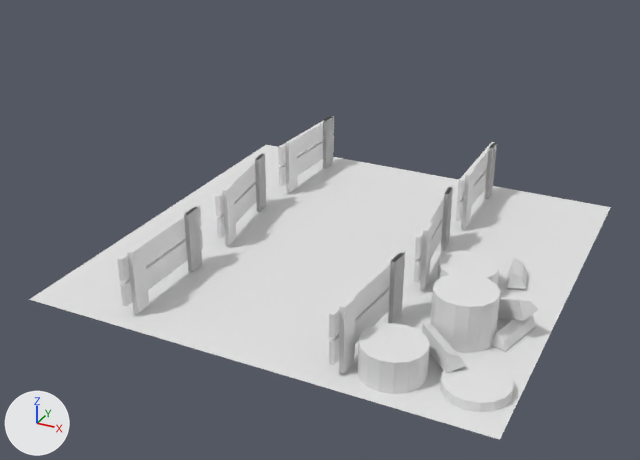
The Blender file Blender/playground/Portal/Portal.blend, before and after one commit.
Rendered twice from a 50 mm camera at (2.98, -6.62, 3.8) aimed at (-0.11, -0.38, 0.34). Every picture has the same lights, and +X, +Y and +Z are marked at lower left.

Before the edit, the objects in view are built like this:
```python
ob_cube = bpy.data.objects.new('Cube', me_cube_006)
ob_cube.location = (0.796, -1.249, 0.301)
ob_cube.rotation_euler = (0.0, 0.0, -0.0853)  # degrees (0, 0, -4.9)
ob_cube_001 = bpy.data.objects.new('Cube.001', me_cube_009)
ob_cube_001.location = (0.796, 0.129, 0.301)
ob_cube_001.rotation_euler = (0.0, 0.0, 0.109)  # degrees (0, 0, 6.2)
ob_cube_002 = bpy.data.objects.new('Cube.002', me_cube_010)
ob_cube_002.location = (0.796, 1.406, 0.301)
ob_cube_002.rotation_euler = (0.0, 0.0, 0.0118)  # degrees (0, 0, 0.7)
ob_cube_003 = bpy.data.objects.new('Cube.003', me_cube_011)
ob_cube_003.location = (-1.075, -1.249, 0.301)
ob_cube_003.rotation_euler = (0.0, 0.0, -0.00236)  # degrees (0, 0, -0.1)
ob_cube_004 = bpy.data.objects.new('Cube.004', me_cube_012)
ob_cube_004.location = (-1.123, 0.093, 0.301)
ob_cube_004.rotation_euler = (0.0, 0.0, 0.141)  # degrees (0, 0, 8.1)
ob_cube_005 = bpy.data.objects.new('Cube.005', me_cube_013)
ob_cube_005.location = (-1.075, 1.406, 0.301)
ob_cube_005.rotation_euler = (0.0, 0.0, -0.0579)  # degrees (0, 0, -3.3)
ob_plane = bpy.data.objects.new('Plane', me_plane)
ob_plane.location = (0.0, 0.0, 0.0)
ob_plane.scale = (2.0, 2.0, 2.0)
ob_vert_001 = bpy.data.objects.new('Vert.001', me_vert_001)
ob_vert_001.location = (1.754, -0.761, 0.056)
ob_vert_001.rotation_euler = (-1.571, 0.247, -0.26)  # degrees (-90, 14, -15)
ob_vert_001.scale = (0.514, 0.514, 1.68)
# also in view: 'Cylinder' at (1.7, -1.55, 0.03); 'Vert.002' at (1.65, -0.57, 0.13); 'Cylinder.001' at (1.2, -0.2, 0.11); 'Vert.004' at (1.37, -1.32, 0.13); 'Cylinder.002' at (1.09, -1.62, 0.12)
```
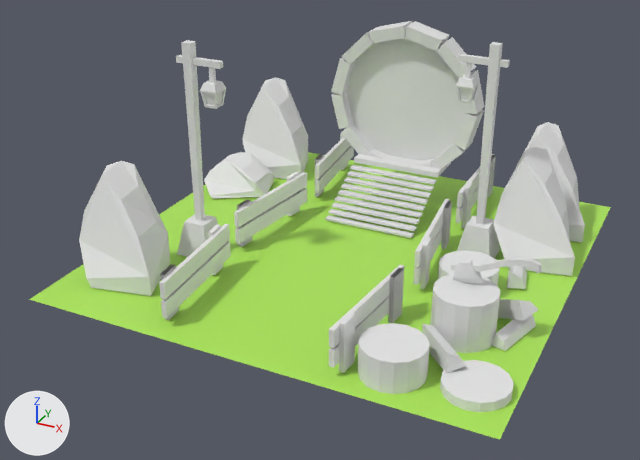
Location of each change, (x1, y1, x2, y2) in pixels of the pictures (640 x 460 px):
'Plane', recoloured (white to green)
    both: (29, 145, 611, 439)
'Circle.001', added
    after: (346, 38, 466, 160)
'Cube.014', added
    after: (79, 161, 170, 296)
'Cube.003', moved, turned, rescaled
    before: (117, 205, 203, 314)
    after: (159, 224, 231, 320)
'Cube.016', added
    after: (493, 147, 575, 276)
'Circle', added
    after: (331, 21, 485, 169)
'Cube.004', moved, turned, rescaled
    before: (215, 153, 266, 246)
    after: (234, 172, 307, 247)
'Cube.012', added
    after: (242, 77, 308, 179)
'Cube', moved, rescaled (13% shorter)
    before: (329, 250, 405, 374)
    after: (329, 265, 404, 373)
'Cube.018', added
    after: (325, 165, 436, 238)
'Cube.006', added
    after: (457, 42, 510, 258)
'Cube.009', added
    after: (176, 40, 223, 257)
'Cube.005', moved, turned, rescaled
    before: (278, 116, 334, 193)
    after: (315, 133, 354, 197)
'Cube.013', added
    after: (204, 152, 274, 199)
'Cube.015', added
    after: (525, 122, 585, 242)
'Cube.001', moved, rescaled (13% shorter)
    before: (414, 186, 453, 290)
    after: (413, 199, 452, 289)
'Cube.002', moved, rescaled (15% shorter)
    before: (456, 142, 497, 229)
    after: (456, 154, 496, 228)
'Plane.001', added
    after: (451, 258, 542, 284)
'Cube.017', added
    after: (354, 154, 451, 178)
'Cube.010', added
    after: (200, 80, 226, 109)
'Cube.007', added
    after: (455, 75, 479, 104)
'Cube.011', added
    after: (204, 92, 223, 105)
'Cube.008', added
    after: (459, 88, 475, 100)

Diff of the bpy script that builds the scene:
```diff
--- a/Blender/playground/Portal/Portal.blend.py
+++ b/Blender/playground/Portal/Portal.blend.py
@@ me_plane @@
 me_plane.from_pydata(...)  # 4 vertices, 1 face; spans x -1.0..1.0, y -1.0..1.0, z 0.0
+me_plane.materials.append(mat_material_001)  # green #ade759
@@ ob_cube @@
 ob_cube = bpy.data.objects.new('Cube', me_cube_006)
-ob_cube.location = (0.796, -1.249, 0.301)
+ob_cube.location = (0.796, -1.249, 0.233)
 ob_cube.rotation_euler = (0.0, 0.0, -0.0853)  # degrees (0, 0, -4.9)
+ob_cube.scale = (1.0, 1.0, 0.742)
@@ ob_cube_001 @@
 ob_cube_001 = bpy.data.objects.new('Cube.001', me_cube_009)
-ob_cube_001.location = (0.796, 0.129, 0.301)
+ob_cube_001.location = (0.796, 0.129, 0.233)
 ob_cube_001.rotation_euler = (0.0, 0.0, 0.109)  # degrees (0, 0, 6.2)
+ob_cube_001.scale = (1.0, 1.0, 0.742)
@@ ob_cube_002 @@
 ob_cube_002 = bpy.data.objects.new('Cube.002', me_cube_010)
-ob_cube_002.location = (0.796, 1.406, 0.301)
+ob_cube_002.location = (0.796, 1.406, 0.233)
 ob_cube_002.rotation_euler = (0.0, 0.0, 0.0118)  # degrees (0, 0, 0.7)
+ob_cube_002.scale = (1.0, 1.0, 0.742)
@@ ob_cube_003 @@
 ob_cube_003 = bpy.data.objects.new('Cube.003', me_cube_011)
-ob_cube_003.location = (-1.075, -1.249, 0.301)
-ob_cube_003.rotation_euler = (0.0, 0.0, -0.00236)  # degrees (0, 0, -0.1)
+ob_cube_003.location = (-0.796, -1.38, 0.233)
+ob_cube_003.rotation_euler = (0.0, 0.0, -3.059)  # degrees (0, 0, -175)
+ob_cube_003.scale = (1.0, 1.0, 0.742)
@@ ob_cube_004 @@
 ob_cube_004 = bpy.data.objects.new('Cube.004', me_cube_012)
-ob_cube_004.location = (-1.123, 0.093, 0.301)
-ob_cube_004.rotation_euler = (0.0, 0.0, 0.141)  # degrees (0, 0, 8.1)
+ob_cube_004.location = (-0.843, -0.038, 0.233)
+ob_cube_004.rotation_euler = (0.0, 0.0, 3.018)  # degrees (0, 0, 173)
+ob_cube_004.scale = (1.0, 1.0, 0.742)
@@ ob_cube_005 @@
 ob_cube_005 = bpy.data.objects.new('Cube.005', me_cube_013)
-ob_cube_005.location = (-1.075, 1.406, 0.301)
-ob_cube_005.rotation_euler = (0.0, 0.0, -0.0579)  # degrees (0, 0, -3.3)
+ob_cube_005.location = (-0.796, 1.275, 0.233)
+ob_cube_005.rotation_euler = (0.0, 0.0, -3.041)  # degrees (0, 0, -174)
+ob_cube_005.scale = (1.0, 1.0, 0.742)
@@ ob_cube_011 @@
+ob_cube_011 = bpy.data.objects.new('Cube.011', me_cube_002)  # 20 vertices, 5 faces; spans x -0.2789..-0.1553, y -0.0635..0.0635, z 1.5355..1.6507
+ob_cube_011.parent = ob_cube_009
+ob_cube_011.location = (0.0, 0.0, 0.0)
@@ ob_cube_009 @@
+ob_cube_009 = bpy.data.objects.new('Cube.009', me_cube)  # 44 vertices, 36 faces; spans x -0.31..0.16, y -0.16..0.16, z 0.11..2.04
+ob_cube_009.location = (-1.185, -0.638, -0.1)
+ob_cube_009.rotation_euler = (0.0, 0.0, 3.142)  # degrees (0, 0, 180)
@@ ob_cube_010 @@
+ob_cube_010 = bpy.data.objects.new('Cube.010', me_cube_001)  # 52 vertices, 45 faces; spans x -0.295..-0.139, y -0.08..0.08, z 1.522..1.727
+ob_cube_010.parent = ob_cube_009
+ob_cube_010.location = (0.0, 0.0, 0.0)
@@ ob_cube_008 @@
+ob_cube_008 = bpy.data.objects.new('Cube.008', me_cube_002)  # 20 vertices, 5 faces; spans x -0.2789..-0.1553, y -0.0635..0.0635, z 1.5355..1.6507
+ob_cube_008.parent = ob_cube_006
+ob_cube_008.location = (0.0, 0.0, 0.0)
@@ ob_cube_006 @@
+ob_cube_006 = bpy.data.objects.new('Cube.006', me_cube)  # 44 vertices, 36 faces; spans x -0.31..0.16, y -0.16..0.16, z 0.11..2.04
+ob_cube_006.location = (1.095, 0.426, -0.1)
@@ ob_cube_007 @@
+ob_cube_007 = bpy.data.objects.new('Cube.007', me_cube_001)  # 52 vertices, 45 faces; spans x -0.295..-0.139, y -0.08..0.08, z 1.522..1.727
+ob_cube_007.parent = ob_cube_006
+ob_cube_007.location = (0.0, 0.0, 0.0)
@@ ob_plane_001 @@
+ob_plane_001 = bpy.data.objects.new('Plane.001', me_plane_001)  # 75 vertices, 69 faces; spans x -0.509..0.192, y 0.039..0.12, z -0.316..-0.083
+ob_plane_001.location = (1.693, -0.898, 0.782)
+ob_plane_001.rotation_euler = (0.0, -0.195, 0.0)  # degrees (0, -11, 0)
@@ ob_circle_001 @@
+ob_circle_001 = bpy.data.objects.new('Circle.001', me_circle_001)  # 17 vertices, 16 faces; spans x -0.683..0.683, y -0.683..0.683, z -0.117
+ob_circle_001.location = (0.0, 1.204, 1.032)
+ob_circle_001.rotation_euler = (1.571, 0.0, 0.0)  # degrees (90, 0, 0)
@@ ob_cube_018 @@
+ob_cube_018 = bpy.data.objects.new('Cube.018', me_cube_016)  # a box spanning x -0.448..0.448, y 1.002..1.074, z 0.339..0.36; modifiers ARRAY
+ob_cube_018.location = (0.0, 0.0, 0.0)
@@ ob_cube_017 @@
+ob_cube_017 = bpy.data.objects.new('Cube.017', me_cube_015)  # a box spanning x -0.448..0.448, y 1.098..1.498, z 0.378..0.429
+ob_cube_017.location = (0.0, 0.0, 0.0)
@@ ob_circle @@
+ob_circle = bpy.data.objects.new('Circle', me_circle)  # 110 vertices, 79 faces; spans x -1.09..1.09, y 0.0..0.33, z -0.96..1.09
+ob_circle.location = (0.0, 1.204, 1.032)
+ob_circle.scale = (0.702, 0.702, 0.702)
@@ ob_cube_016 @@
+ob_cube_016 = bpy.data.objects.new('Cube.016', me_cube_014)  # 18 vertices, 11 faces; spans x -0.373..0.373, y -0.333..0.333, z -0.474..0.474
+ob_cube_016.location = (1.585, 0.599, 0.485)
@@ ob_cube_015 @@
+ob_cube_015 = bpy.data.objects.new('Cube.015', me_cube_014.copy())
+ob_cube_015.location = (1.532, 1.287, 0.485)
@@ ob_cube_014 @@
+ob_cube_014 = bpy.data.objects.new('Cube.014', me_cube_014.copy())
+ob_cube_014.location = (-1.488, -1.296, 0.485)
@@ ob_cube_013 @@
+ob_cube_013 = bpy.data.objects.new('Cube.013', me_cube_005)  # 18 vertices, 11 faces; spans x -0.373..0.292, y -0.333..0.333, z -0.156..0.156
+ob_cube_013.location = (-1.539, 0.704, 0.171)
@@ ob_cube_012 @@
+ob_cube_012 = bpy.data.objects.new('Cube.012', me_cube_014.copy())
+ob_cube_012.location = (-1.49, 1.42, 0.485)
```
